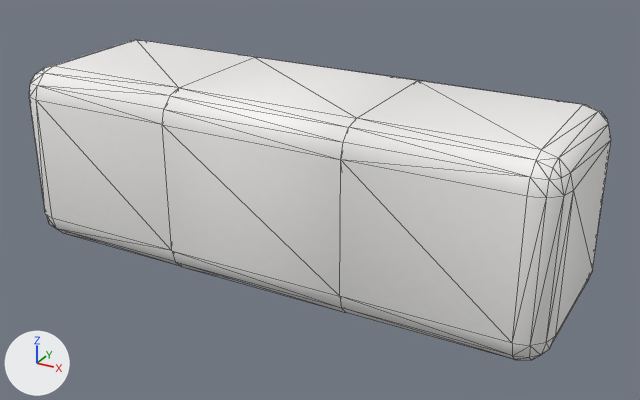
The OBJ model Game/Assets/Models/clay/blocks/__clay_block_02_11.obj, before and after one commit.
The view is the same before and after, from a 50 mm lens placed at (1.21, -3.8, 1.78), pointed at (-0.88, 0.0, -0.12). Lighting does not change. The marker at lower left points along +X, +Y and +Z. The picture after the commit comes second. Mesh edges are drawn as thin lines. Where no turn or scale is listed for an object, it has been applied to the vertices.

The first picture shows 'clay_block_11'.
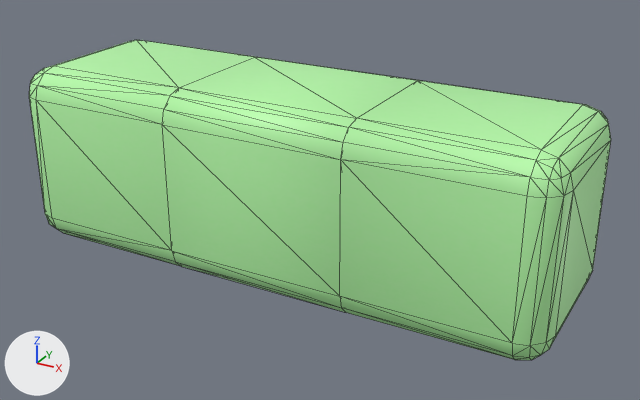
What differs and where, as boxes [x1, y1, x2, y2] in the pictures (640 x 400 px):
'clay_block_11', surface changed (white to green)
    both: [29, 40, 611, 360]

Edits to the bpy script that builds the scene:
```text
Add img_clay4_png:
    img_clay4_png = load_image('clay4.png', '../clay4.png', 1024, 1024, 'sRGB')
Change mat_claymat_11:
    mat_claymat_11.texture: img_clay_png -> img_clay4_png
```
